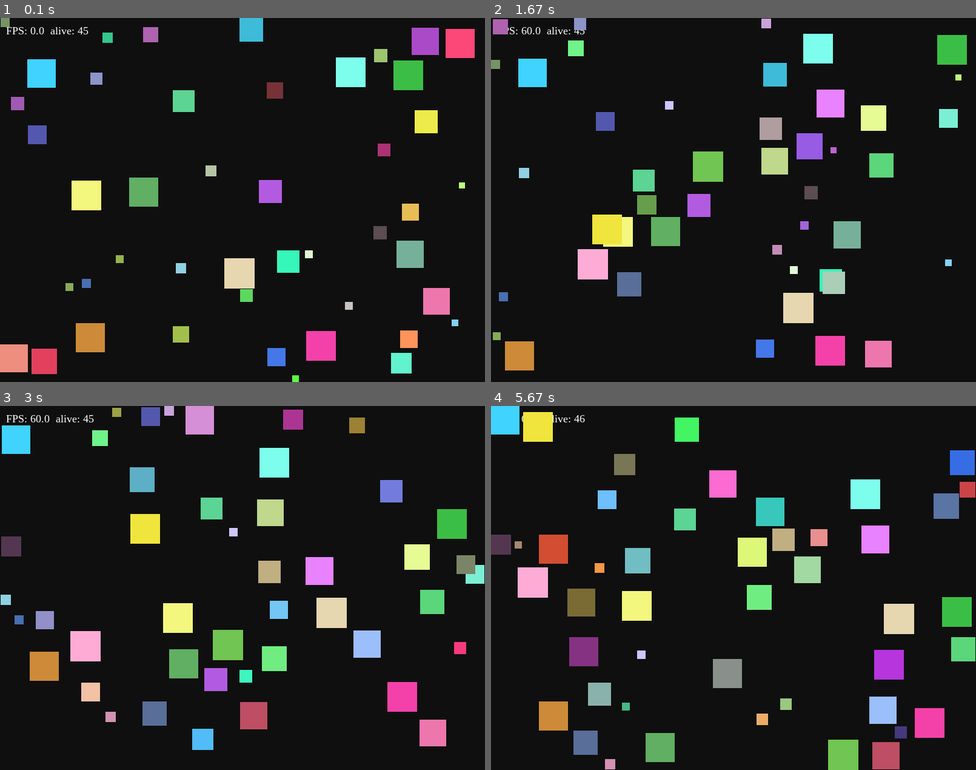
Above: before the commit, frames 1-4 (two rows, left to right).
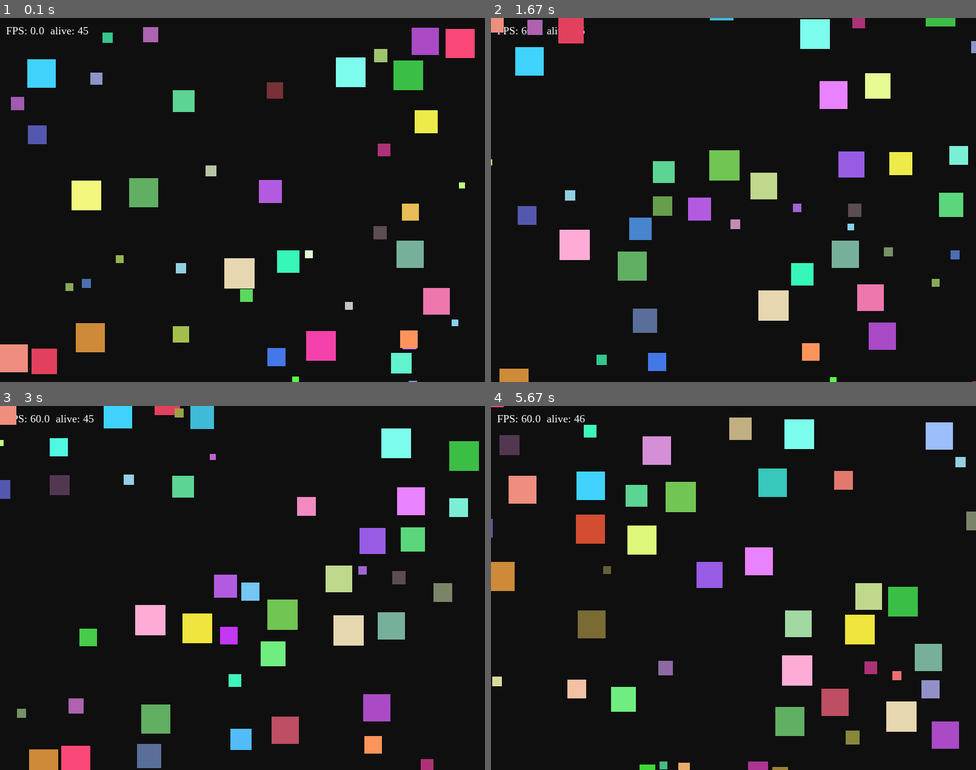
Above: after the commit, the same moments.

Repository: afinakholidi67/lab8-pygame
Game: pygame game, started from main.py
Same seed, same stepped clock (60 frames per second), same inputs: the game is played once before the commit and once after it.
Inputs:
- Up to frame 1 (0.1 s): no input
- Up to frame 2 (1.67 s): no input
- Up to frame 3 (3 s): no input
- Up to frame 4 (5.67 s): no input

The runs differ from the first frame. In frame 1, 0.4% of the frame differs, in the area x 0-86%, y 0-100%; in frame 2, 18%; in frame 3, 23%; in frame 4, 28%, in the area x 0-100%, y 0-100%.

Commit message:
exam: q3 - screen wrapping

Diff:
--- a/main.py
+++ b/main.py
@@ -125,19 +125,15 @@
     x += vx
     y += vy
 
-    if x < 0:
-        x = 0
-        vx = abs(vx)
-    elif x + size > WIDTH:
-        x = float(WIDTH - size)
-        vx = -abs(vx)
-
-    if y < 0:
-        y = 0
-        vy = abs(vy)
-    elif y + size > HEIGHT:
-        y = float(HEIGHT - size)
-        vy = -abs(vy)
+    if x > WIDTH:
+        x = -size
+    elif x < -size:
+        x = float(WIDTH)
+
+    if y > HEIGHT:
+        y = -size
+    elif y < -size:
+        y = float(HEIGHT)
 
     square["x"] = x
     square["y"] = y
Not shown, changed: MY_EXAM.md
